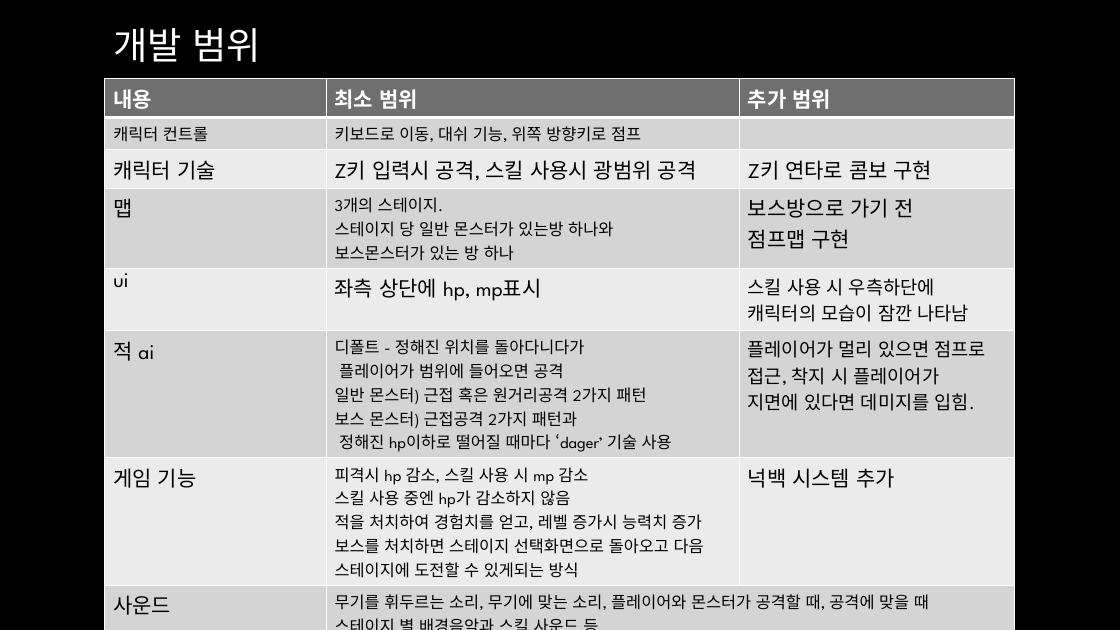
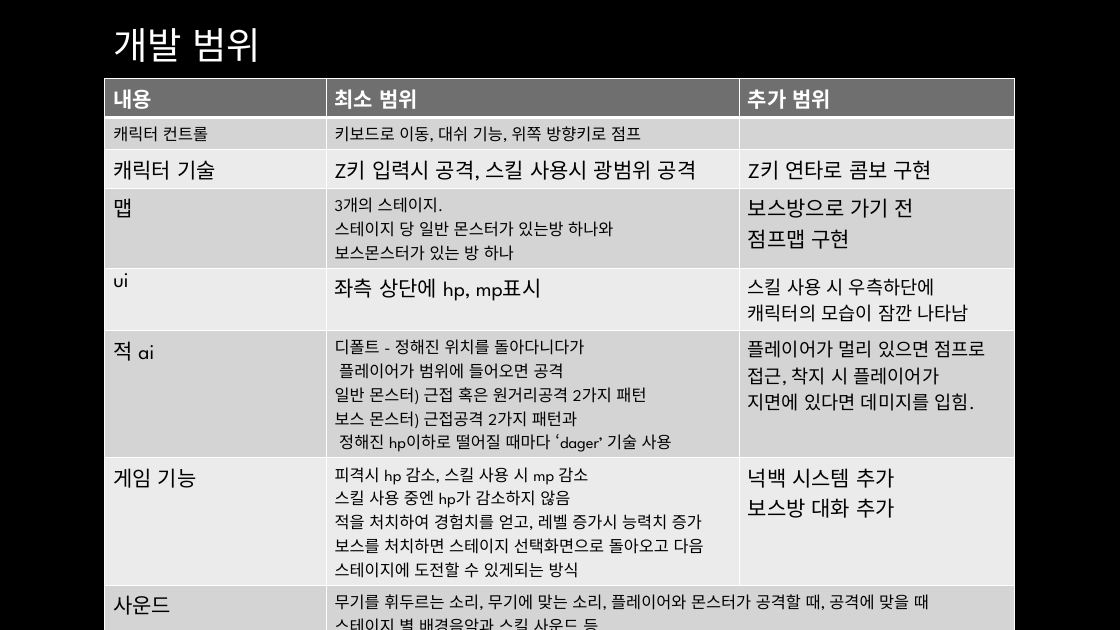
Before and after one commit to Ozy9665/2D_Project_2017180022, a slide deck: slide 4 of 2D 게임 프로그래밍 1차발표.pptx (slide 3 before the commit). Drawn at 1120x630 pixels with LibreOffice and Linux fonts; fonts in the diff are those of the drawing; background and template pictures are left out. Boxes give left, top, right and bottom in pixels: in the first picture for what was removed or moved away, otherwise in the second. Text is boxed around its words. In the diff, an @@ line names an element or a change of style, - is before the commit and + after.

```diff
--- a/2D 게임 프로그래밍 1차발표.pptx
+++ b/2D 게임 프로그래밍 1차발표.pptx
@@ table at [105, 78, 1016, 623] @@
-row 7, column 3: 넉백 시스템 추가
+row 7, column 3: 넉백 시스템 추가 / 보스방 대화 추가
```
Also in this commit, not shown: 1 other slide changed, 1 slide added, 1 slide removed, 1 other file.
